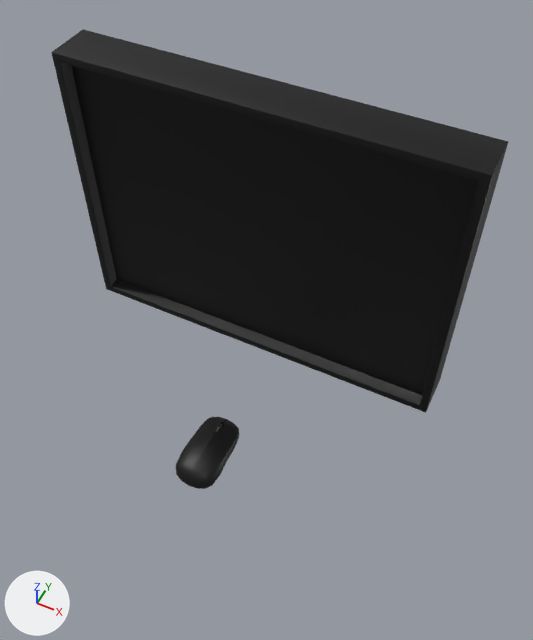
The FBX model Assets/Models/monitor.fbx, before and after one commit.
One viewpoint serves both versions: a 50 mm lens placed at (0.542, -0.778, 1.534), pointed at (0.098, 0.11, 0.425). The axes (+X, +Y, +Z) are drawn at lower left. The lights are the same throughout. Where no turn or scale is listed for an object, it has been applied to the vertices.

The first picture shows 'monitor', 'mouse'.
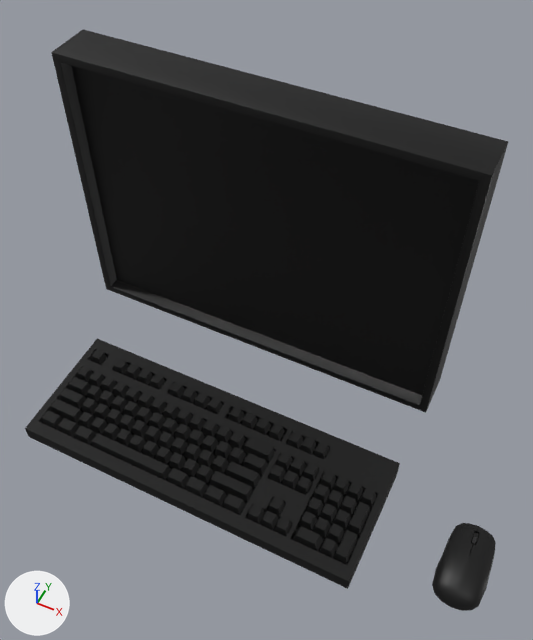
What differs and where, as boxes (x1, y1, x2, y2) in the pictures (533 x 640 px):
'keyboard', added (black): after (25, 339, 400, 589)
'mouse', moved: before (176, 417, 239, 489); after (432, 523, 496, 611)

The change in detail:
Material 'Matte Black' (mat_matte_black) is new.
Its base color is (0.00206, 0.00206, 0.00206) (black #070707).
Its metallic is 0.2.
Its roughness is 0.7.
Mesh me_keyboard_028 is new.
It has 920 vertices, 536 faces and spans x -0.419..0.419, y -0.151..0.15, z 0.0..0.063.
It uses material mat_matte_black (black #070707).
Object 'mouse' (ob_mouse) moves from (0.0, 0.0, 0.0) to (0.624, 0.0, 0.0).
Object 'keyboard' (ob_keyboard) is new; it shows me_keyboard_028.
Its location is (0.0, 0.0, 0.0).
